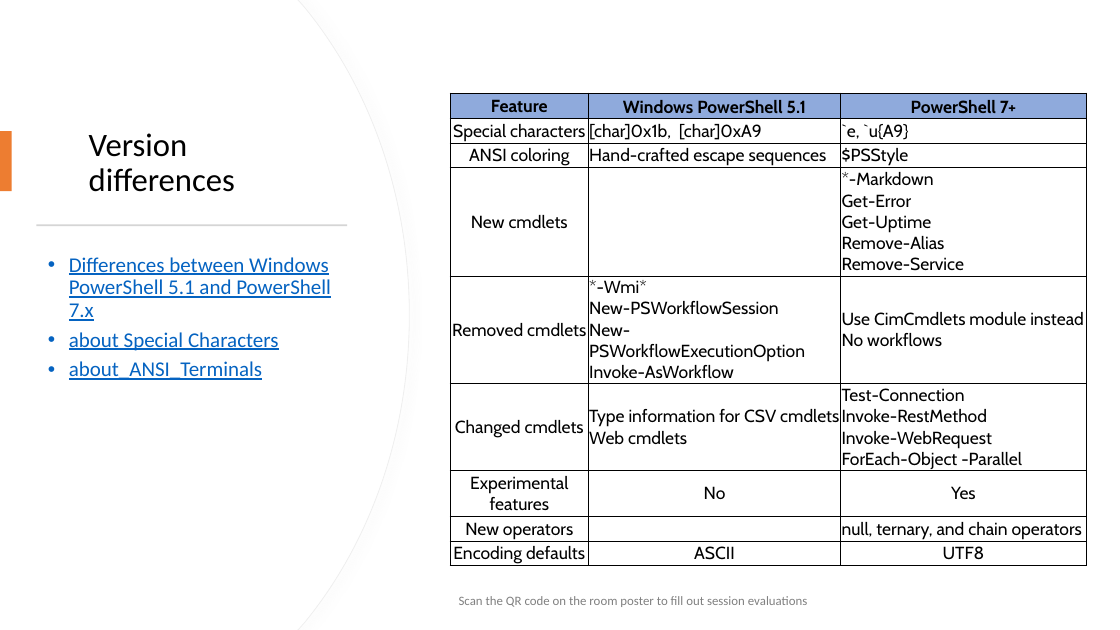
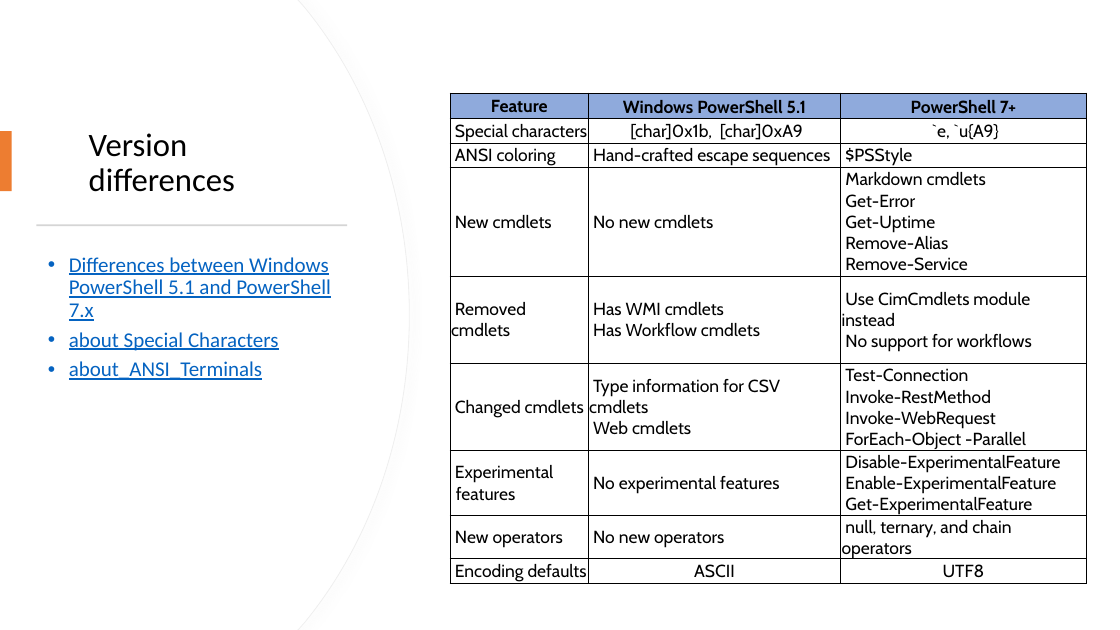
Before and after one commit to sdwheeler/seanonit, a slide deck: slide 6 of pptfiles/Optimizing Your PowerShell Profile.pptx (slide 5 before the commit). Drawn at 1120x630 pixels with LibreOffice and Linux fonts; fonts in the diff are those of the drawing. Boxes give left, top, right and bottom in pixels: in the first picture for what was removed or moved away, otherwise in the second. Text is boxed around its words. In the diff, an @@ line names an element or a change of style, - is before the commit and + after.

```diff
--- a/pptfiles/Optimizing Your PowerShell Profile.pptx
+++ b/pptfiles/Optimizing Your PowerShell Profile.pptx
@@ table at [450, 93, 1086, 586] @@
-row 4, column 2: 
+row 4, column 2: No new cmdlets
-row 4, column 3: *-Markdown Get-Error Get-Uptime Remove-Alias Remove-Service
+row 4, column 3: Markdown cmdlets Get-Error Get-Uptime Remove-Alias Remove-Service
-row 5, column 2: *-Wmi* New-PSWorkflowSession New-PSWorkflowExecutionOption Invoke-AsWorkflow
+row 5, column 2: Has WMI cmdlets / Has Workflow cmdlets
-row 5, column 3: Use CimCmdlets module instead No workflows
+row 5, column 3: Use CimCmdlets module instead / No support for workflows
-row 6, column 2: Type information for CSV cmdlets Web cmdlets
+row 6, column 2: Type information for CSV cmdlets / Web cmdlets
-row 7, column 2: No
+row 7, column 2: No experimental features
-row 7, column 3: Yes
+row 7, column 3: Disable-ExperimentalFeature / Enable-ExperimentalFeature / Get-ExperimentalFeature
-row 8, column 2: 
+row 8, column 2: No new operators
@@ alignment centre to left @@
@@ alignment left to centre @@
@@ indent changed @@
@@ text removed at [459, 596, 808, 607] @@
-Scan the QR code on the room poster to fill out session evaluations
```
Also in this commit, not shown: 11 other slides changed, 1 slide added, 17 other files.
